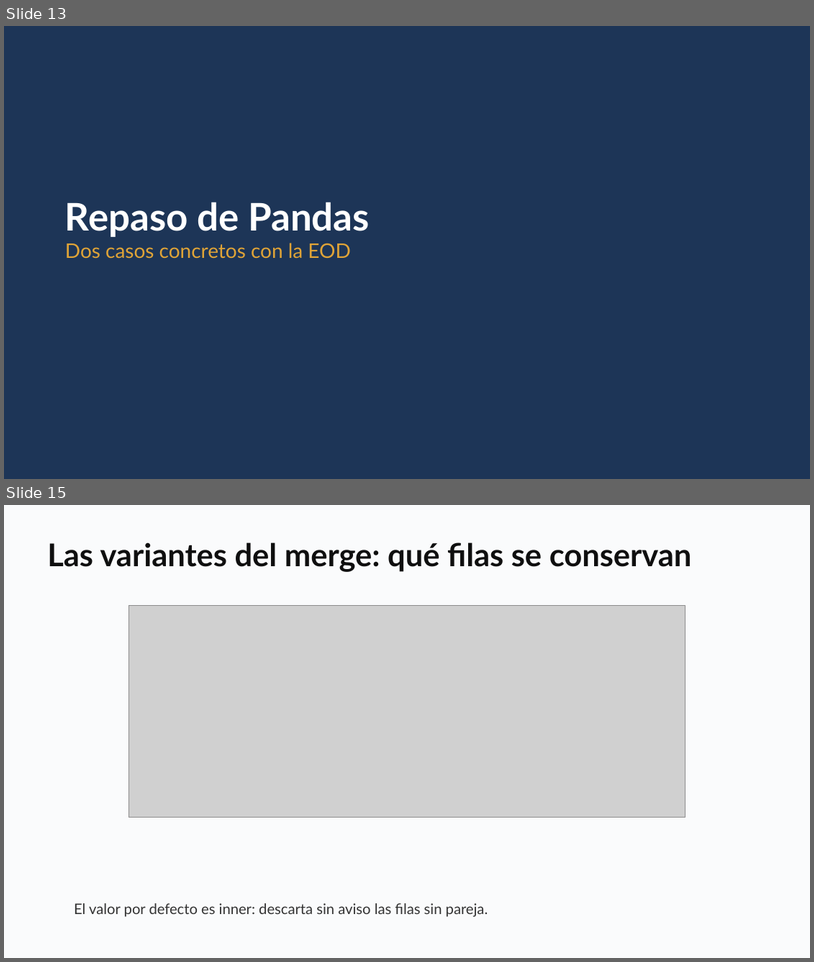
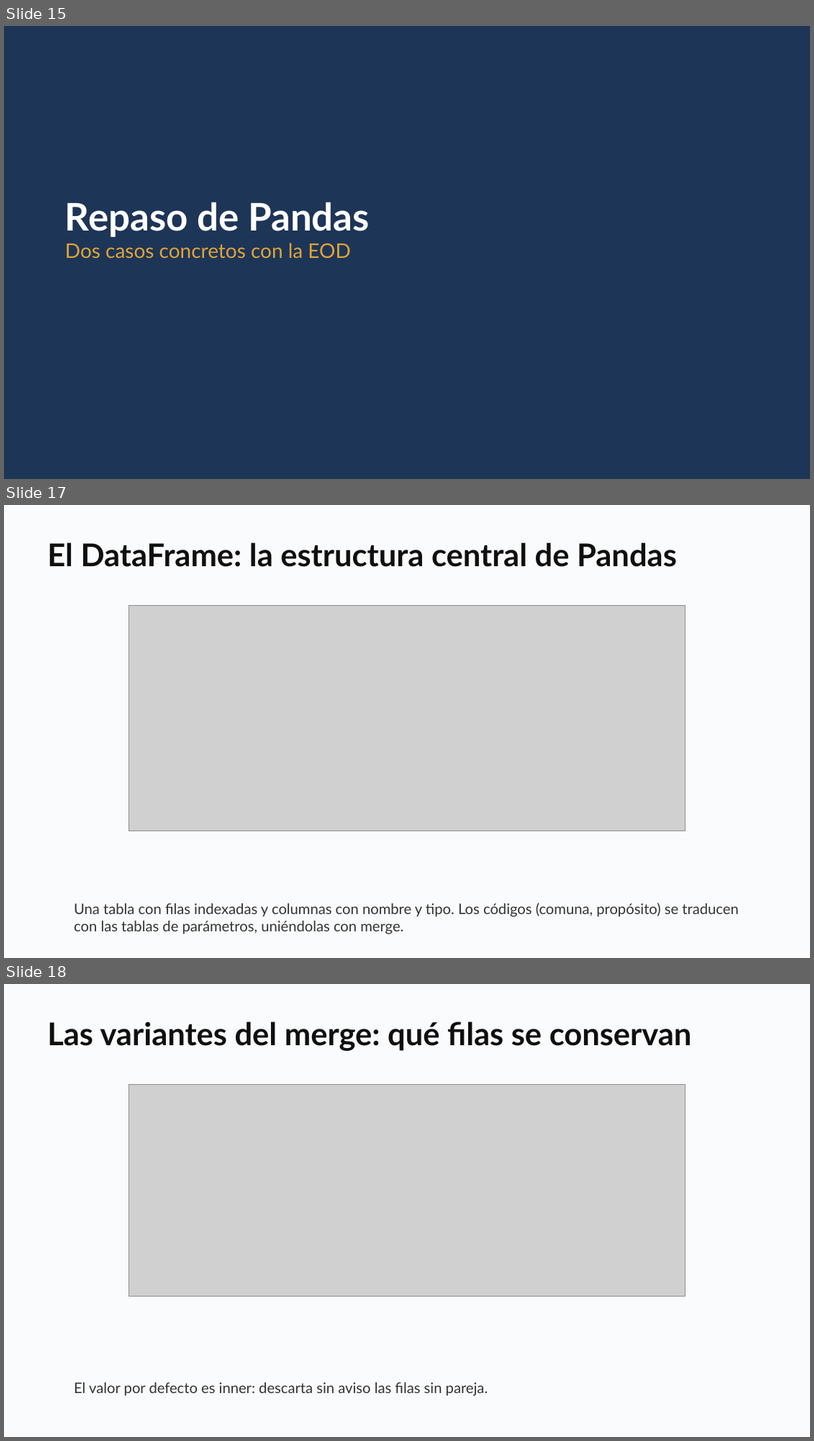
Before and after one commit to daniopitz/cienciadatos, a slide deck: presentaciones/clase02_pandas_eda.pptx. Shown one above the other, each under a label of ours: slides 13 and 15 before the commit, slides 15, 17 and 18 after it; the slides between them are not shown. The pictures are 814x962 and 814x1441 pixels, drawn with LibreOffice and Linux fonts; fonts in the diff are those of the drawing; grey boxes stand for pictures. Boxes give left, top, right and bottom in pixels: in the first picture for what was removed or moved away, otherwise in the second. Text is boxed around its words. In the diff, an @@ line names an element or a change of style, - is before the commit and + after.

```diff
--- a/presentaciones/clase02_pandas_eda.pptx
+++ b/presentaciones/clase02_pandas_eda.pptx
@@ slide 17 added at box(4, 505, 810, 958), background #FFFFFF @@
@@ rectangle added at box(4, 505, 810, 958), fill #FAFBFC @@
@@ text added at box(47, 542, 677, 567), 28 pt, text #0F0F0F, bold @@
+El DataFrame: la estructura central de Pandas
@@ picture added at box(129, 606, 685, 830) @@
@@ text added at box(74, 902, 738, 934), 13 pt, text #333333 @@
+Una tabla con filas indexadas y columnas con nombre y tipo. Los códigos (comuna, propósito) se traducen con las tablas de parámetros, uniéndolas con merge.
@@ what was slide 13 is now slide 15 @@
@@ what was slide 15 is now slide 18 @@
```
Also in this commit, not shown: 3 slides changed, 5 other slides added, 2 slides removed, 1 other file.
